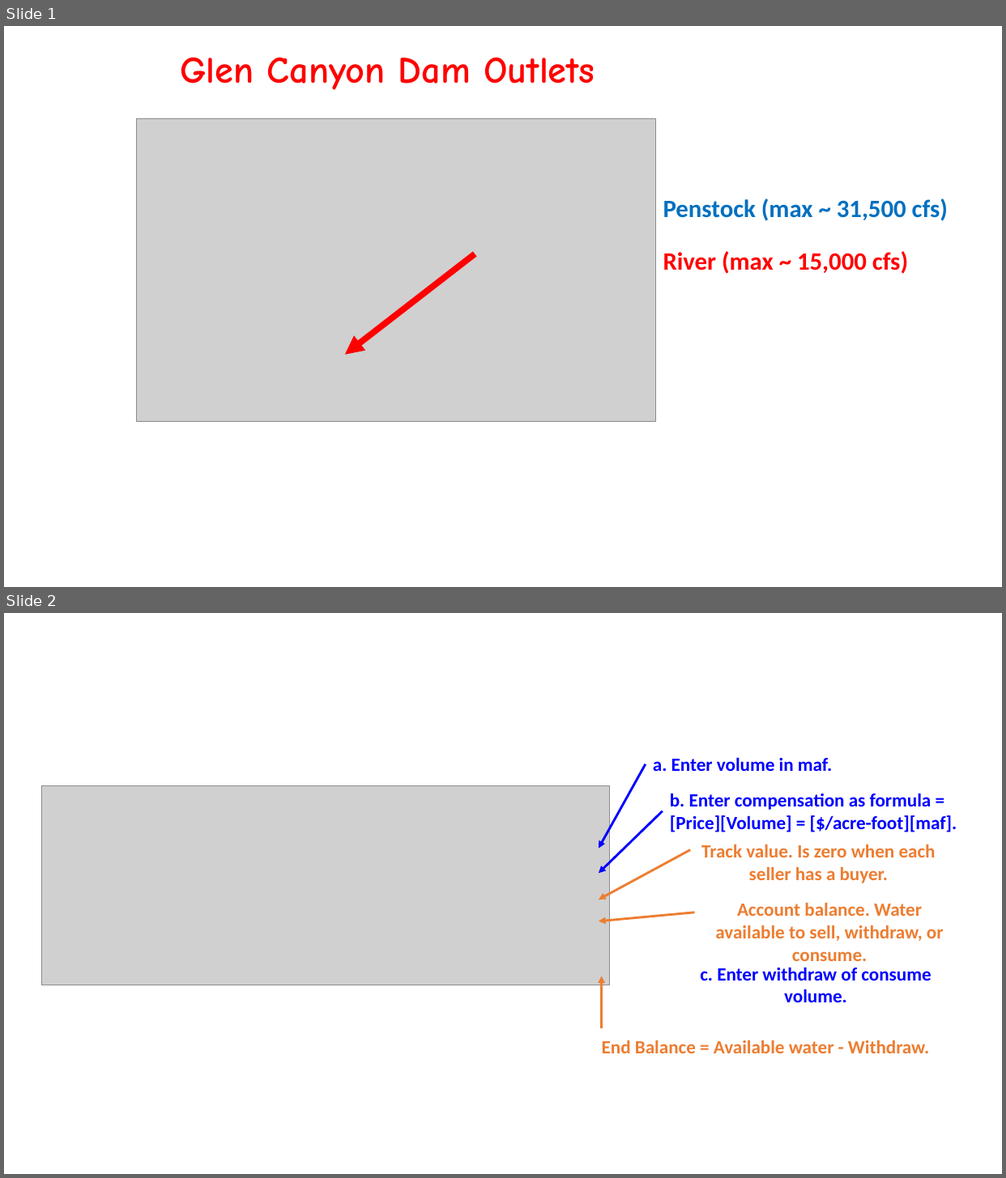
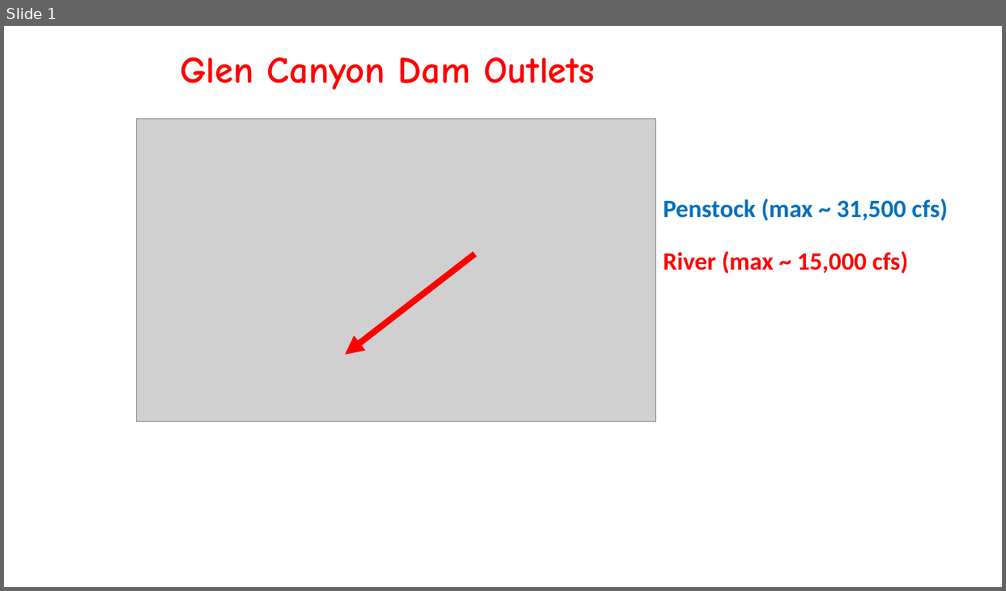
Before and after one commit to dzeke/ColoradoRiverCollaborate, a slide deck: LakeMeadWaterBankDivideInflow/ModelGuide/ModelGuideSlides.pptx. Shown one above the other, each under a label of ours: slides 1 and 2 before the commit, slide 1 after it. The pictures are 1006x1178 and 1006x591 pixels, drawn with LibreOffice and Linux fonts; fonts in the diff are those of the drawing; grey boxes stand for pictures. Boxes give left, top, right and bottom in pixels: in the first picture for what was removed or moved away, otherwise in the second. Text is boxed around its words. In the diff, an @@ line names an element or a change of style, - is before the commit and + after.

```diff
--- a/LakeMeadWaterBankDivideInflow/ModelGuide/ModelGuideSlides.pptx
+++ b/LakeMeadWaterBankDivideInflow/ModelGuide/ModelGuideSlides.pptx
@@ slide 2 removed at box(4, 613, 1002, 1174), background #FFFFFF @@
@@ text removed at box(653, 757, 832, 771) @@
-a. Enter volume in maf.
@@ arrow removed from (646, 764) to (599, 848) @@
@@ picture removed at box(42, 786, 610, 985) @@
@@ text removed at box(670, 793, 957, 833) @@
-b. Enter compensation as formula = [Price][Volume] = [$/acre-foot][maf].
@@ arrow removed from (663, 811) to (599, 874) @@
@@ arrow removed from (691, 850) to (599, 900) @@
@@ text removed at box(701, 844, 936, 884) @@
-Track value. Is zero when each seller has a buyer.
@@ text removed at box(715, 902, 944, 961) @@
-Account balance. Water available to sell, withdraw, or consume.
@@ arrow removed from (695, 913) to (599, 922) @@
@@ arrow removed from (602, 1029) to (602, 976) @@
@@ text removed at box(700, 967, 931, 1003) @@
-c. Enter withdraw of consume volume.
@@ text removed at box(602, 1040, 929, 1054) @@
-End Balance = Available water - Withdraw.
```
Also in this commit, not shown: 1 slide added, 3 other files.
